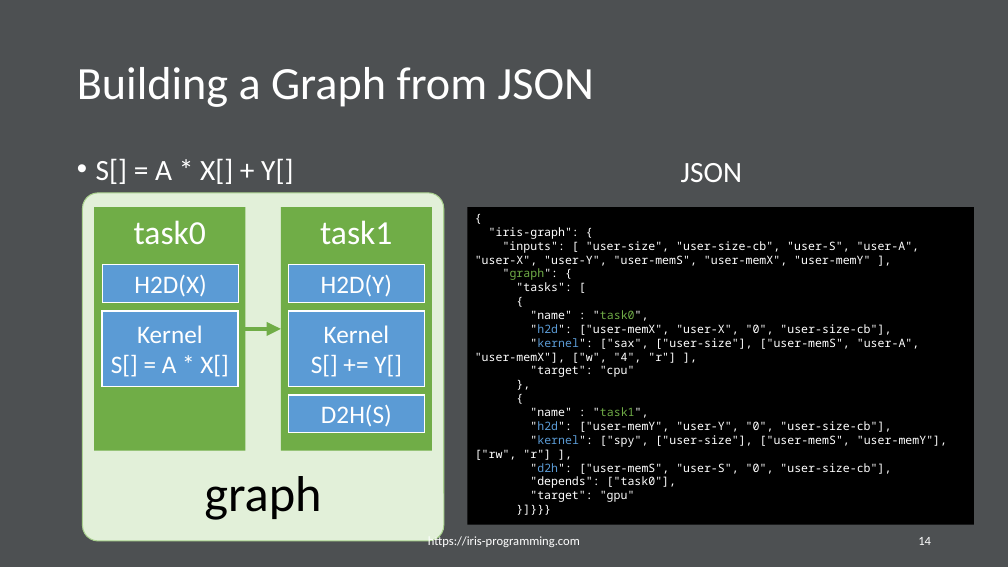
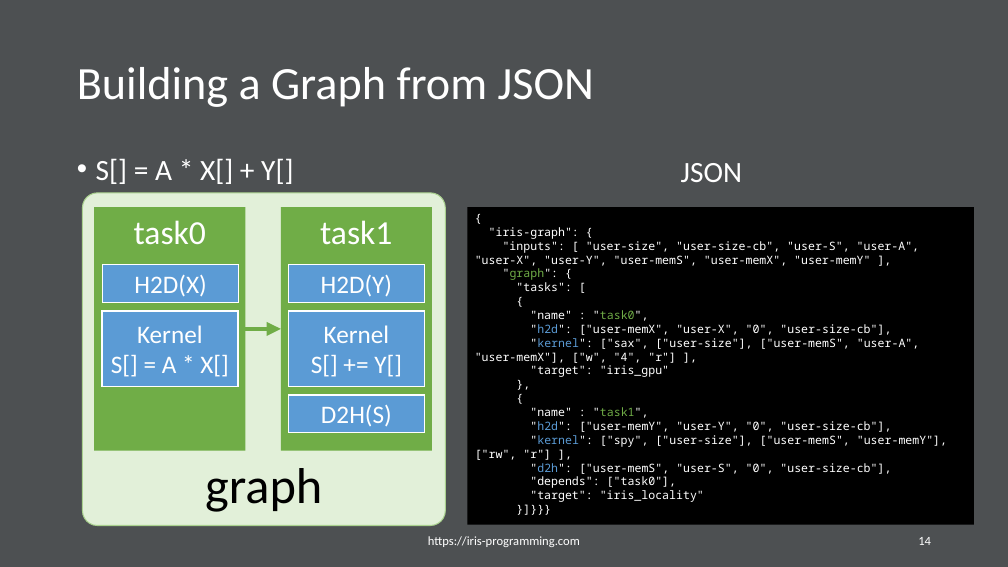
Before and after one commit to iris-programming/iris-programming.github.io, a slide deck: slide 14 of pdf/2021-tutorial-saxpy.pptx. Drawn at 1008x567 pixels with LibreOffice and Linux fonts; fonts in the diff are those of the drawing. Boxes give left, top, right and bottom in pixels: in the first picture for what was removed or moved away, otherwise in the second. Text is boxed around its words. In the diff, an @@ line names an element or a change of style, - is before the commit and + after.

```diff
--- a/pdf/2021-tutorial-saxpy.pptx
+++ b/pdf/2021-tutorial-saxpy.pptx
@@ rounded rectangle "graph" resized from (x1=82, y1=193, x2=444, y2=541) to (x1=82, y1=193, x2=445, y2=526) @@
@@ text in rectangle at (x1=530, y1=365, x2=669, y2=377): text changed @@
-"target": "cpu"
+"target": "iris_gpu"
@@ text in rectangle at (x1=530, y1=490, x2=704, y2=502): text changed @@
-"target": "gpu"
+"target": "iris_locality"
```
Also in this commit, not shown: 7 other slides changed, 1 other file.
